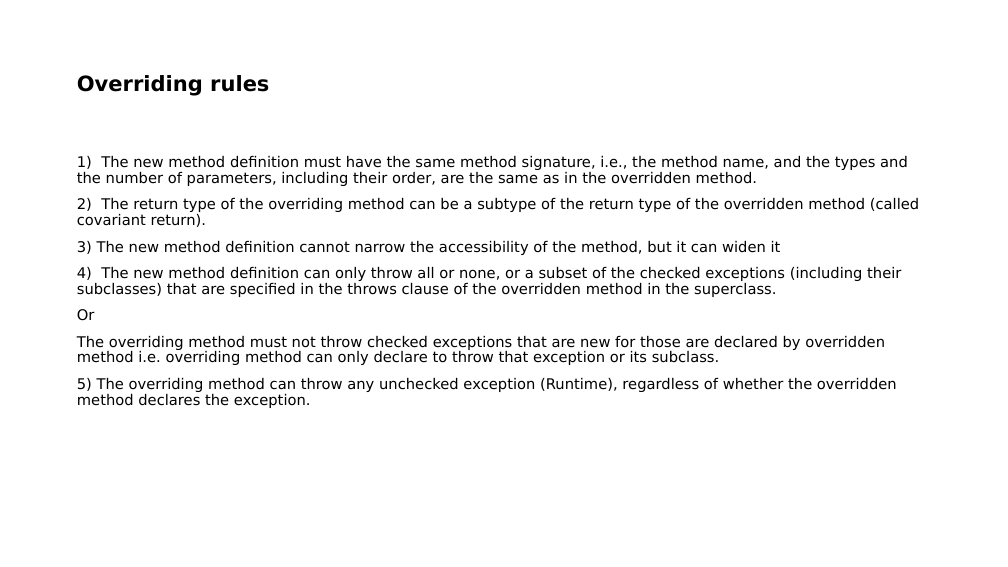
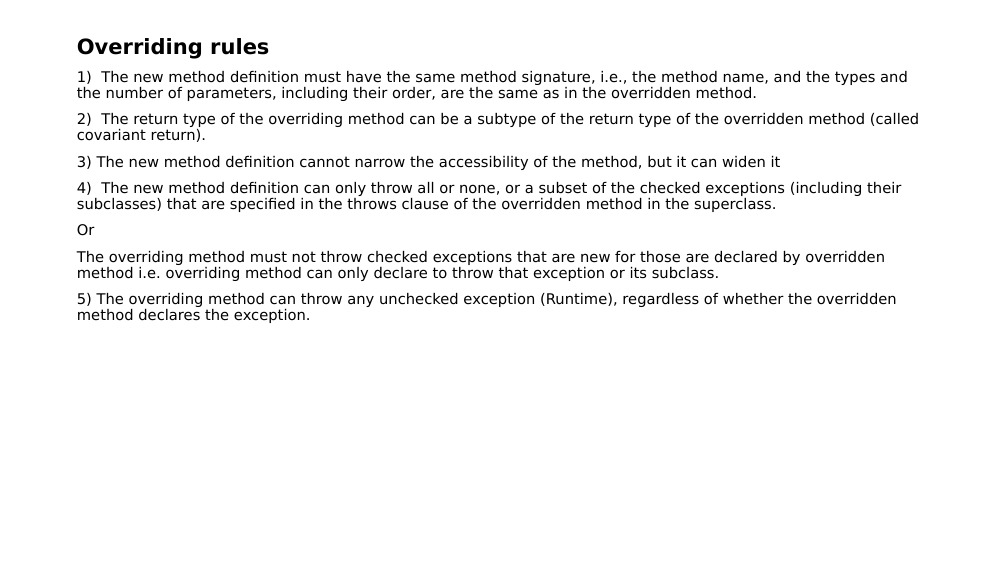
Before and after one commit to indrajeetydv/FSWDT, a slide deck: slide 29 of CoreJavaNotes.pptx. Drawn at 1008x567 pixels with LibreOffice and Linux fonts; fonts in the diff are those of the drawing. Boxes give left, top, right and bottom in pixels: in the first picture for what was removed or moved away, otherwise in the second. Text is boxed around its words. In the diff, an @@ line names an element or a change of style, - is before the commit and + after.

Commit message:
Abstract Methods,Interface and Enum

```diff
--- a/CoreJavaNotes.pptx
+++ b/CoreJavaNotes.pptx
@@ title "Overriding rules" moved from (x1=77, y1=75, x2=269, y2=96) to (x1=77, y1=38, x2=269, y2=59) @@
@@ text "1) The new method definition ..." moved from (x1=77, y1=155, x2=919, y2=408) to (x1=77, y1=70, x2=919, y2=323) @@
```
Also in this commit, not shown: 3 slides added.
